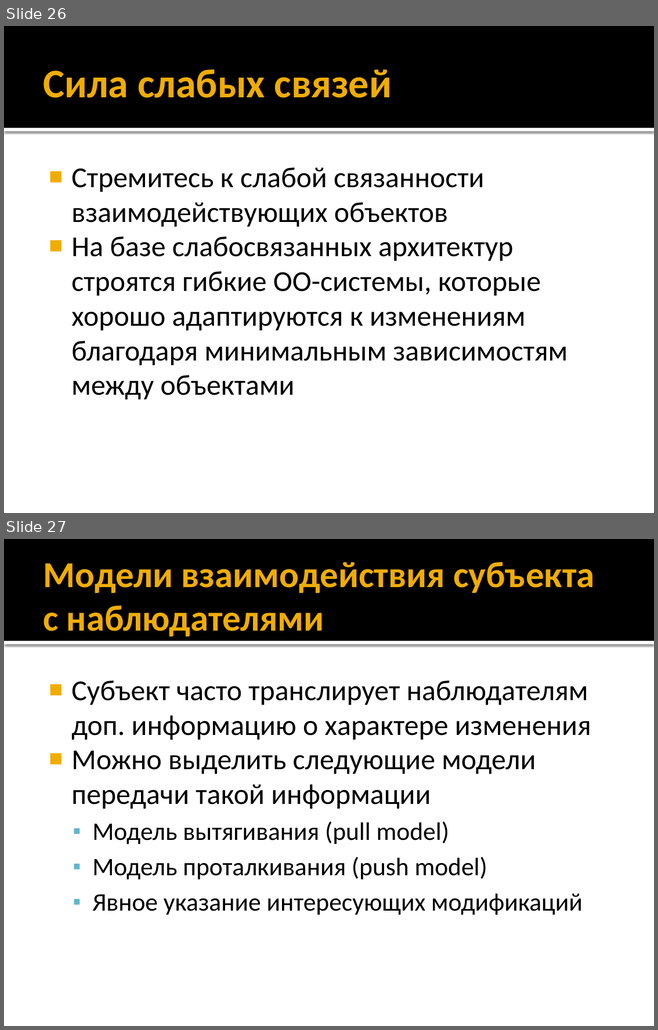
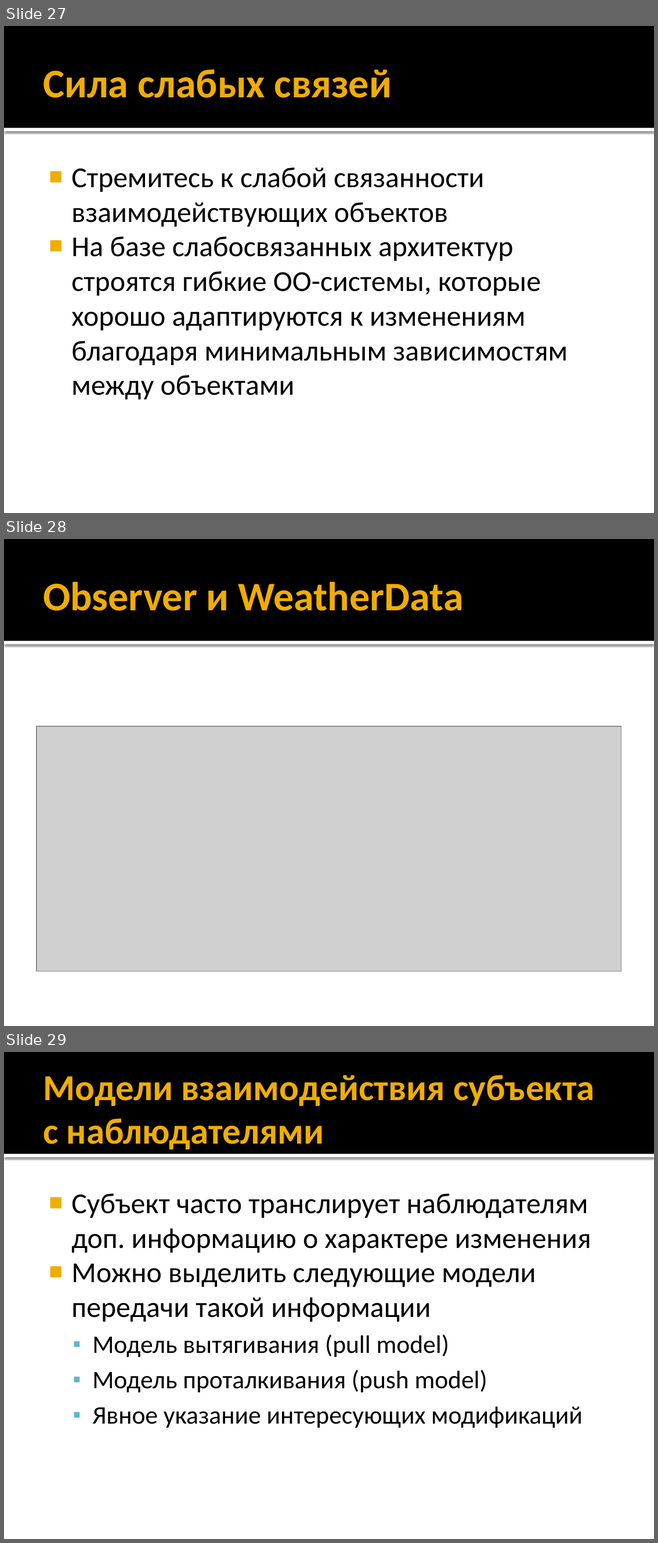
Before and after one commit to alexey-malov/ood, a slide deck: lectures/02.observer/observer.pptx. Shown one above the other, each under a label of ours: slides 26 and 27 before the commit, slides 27, 28 and 29 after it. The pictures are 658x1030 and 658x1543 pixels, drawn with LibreOffice and Linux fonts; fonts in the diff are those of the drawing; grey boxes stand for pictures. Boxes give left, top, right and bottom in pixels: in the first picture for what was removed or moved away, otherwise in the second. Text is boxed around its words. In the diff, an @@ line names an element or a change of style, - is before the commit and + after.

Commit message:
Update observer pattern lecture

```diff
--- a/lectures/02.observer/observer.pptx
+++ b/lectures/02.observer/observer.pptx
@@ slide 28 added at box(4, 539, 654, 1026), background #FFFFFF; not listed: 2 template elements that a slide beside it also shows @@
@@ title added at box(43, 582, 463, 611), 45 pt, text #F0AD00, bold @@
+Observer и WeatherData
@@ picture added at box(36, 726, 621, 971) @@
@@ what was slide 26 is now slide 27 @@
@@ what was slide 27 is now slide 29 @@
```
Also in this commit, not shown: 3 slides changed, 1 other slide added.
